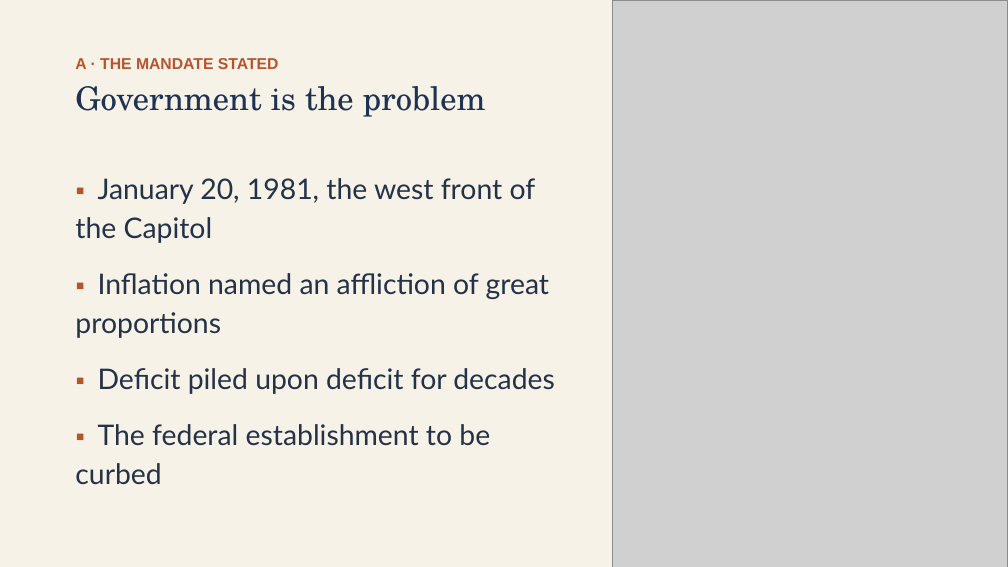
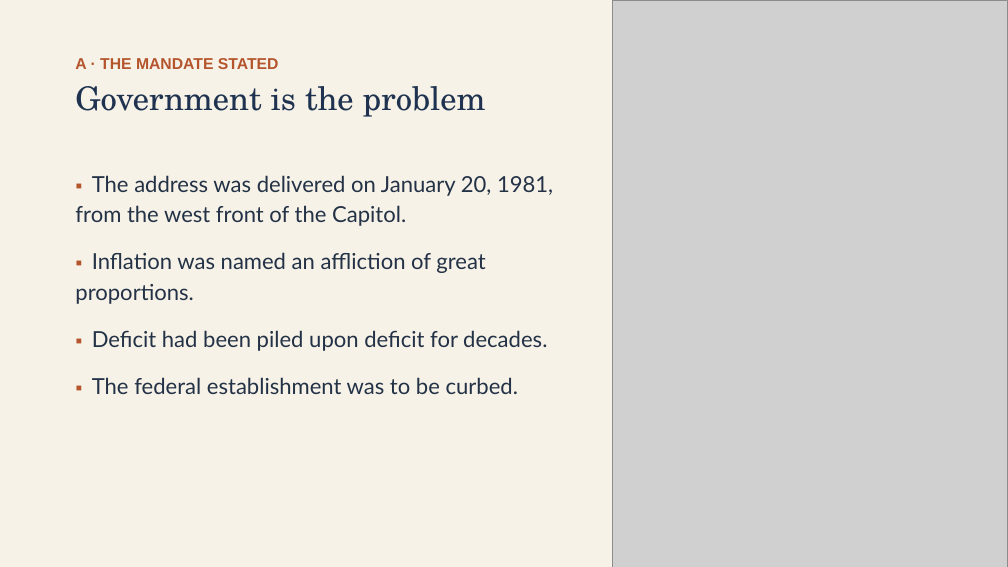
Before and after one commit to ab17gthb/humanities-curriculum-group, a slide deck: slide 5 of modern-america/lesson-02/lesson-02-slides.pptx. Drawn at 1008x567 pixels with LibreOffice and Linux fonts; fonts in the diff are those of the drawing; grey boxes stand for pictures. Boxes give left, top, right and bottom in pixels: in the first picture for what was removed or moved away, otherwise in the second. Text is boxed around its words. In the diff, an @@ line names an element or a change of style, - is before the commit and + after.

```diff
--- a/modern-america/lesson-02/lesson-02-slides.pptx
+++ b/modern-america/lesson-02/lesson-02-slides.pptx
@@ text at [75,175,553,394]: text changed; size 27 to 21 pt @@
-▪ January 20, 1981, the west front of the Capitol
-▪ Inflation named an affliction of great proportions
-▪ Deficit piled upon deficit for decades
-▪ The federal establishment to be curbed
+▪ The address was delivered on January 20, 1981, from the west front of the Capitol.
+▪ Inflation was named an affliction of great proportions.
+▪ Deficit had been piled upon deficit for decades.
+▪ The federal establishment was to be curbed.
```
Also in this commit, not shown: 9 other slides changed, 6 other files.
